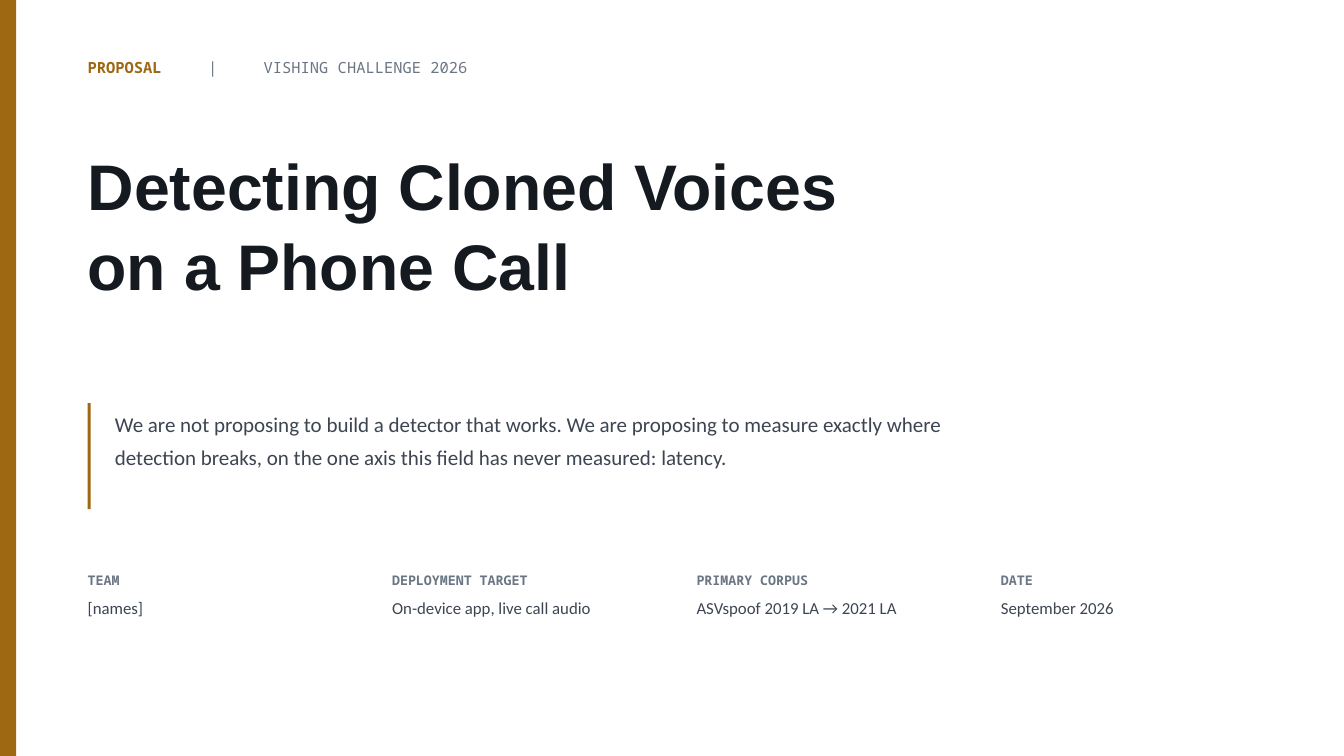
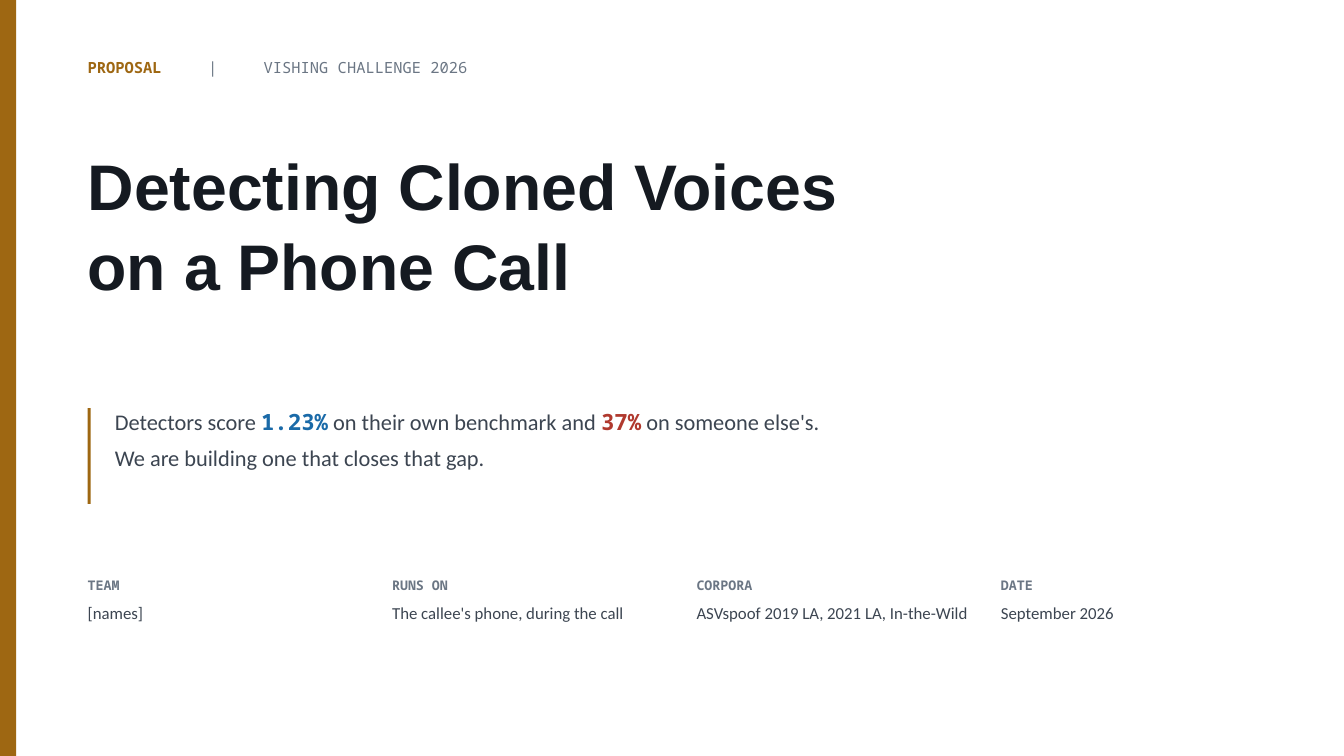
Before and after one commit to mertBiricik/vishing, a slide deck: slide 1 of slides/proposal.pptx. Drawn at 1344x756 pixels with LibreOffice and Linux fonts; fonts in the diff are those of the drawing. Boxes give left, top, right and bottom in pixels: in the first picture for what was removed or moved away, otherwise in the second. Text is boxed around its words. In the diff, an @@ line names an element or a change of style, - is before the commit and + after.

```diff
--- a/slides/proposal.pptx
+++ b/slides/proposal.pptx
@@ rectangle: place and size @@
-rectangle at box(88, 403, 91, 509)
+rectangle at box(88, 408, 91, 504)
@@ text at box(115, 413, 819, 470): text changed; size 15 to 16 pt @@
-We are not proposing to build a detector that works. We are proposing to measure exactly where detection breaks, on the one axis this field has never measured: latency.
+Detectors score 1.23% on their own benchmark and 37% on someone else's.
+We are building one that closes that gap.
@@ text "TEAM": place and size @@
-text "TEAM" at box(88, 575, 143, 617)
+text "TEAM" at box(88, 580, 143, 622)
@@ text at box(392, 580, 624, 622): text changed @@
-DEPLOYMENT TARGET
-On-device app, live call audio
+RUNS ON
+The callee's phone, during the call
@@ text at box(697, 580, 967, 622): text changed @@
-PRIMARY CORPUS
-ASVspoof 2019 LA → 2021 LA
+CORPORA
+ASVspoof 2019 LA, 2021 LA, In-the-Wild
@@ text "DATE": place and size @@
-text "DATE" at box(1001, 575, 1114, 617)
+text "DATE" at box(1001, 580, 1114, 622)
```
Also in this commit, not shown: 5 other slides changed, 6 slides added, 9 slides removed, 4 other files.
